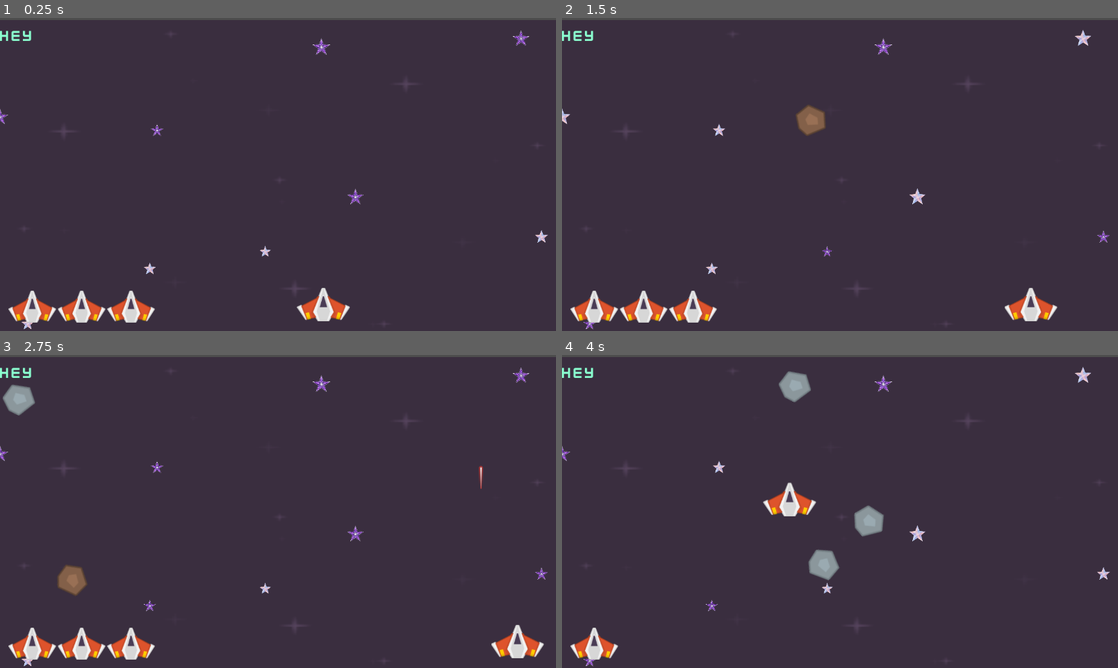
Above: before the commit, frames 1-4 (two rows, left to right).
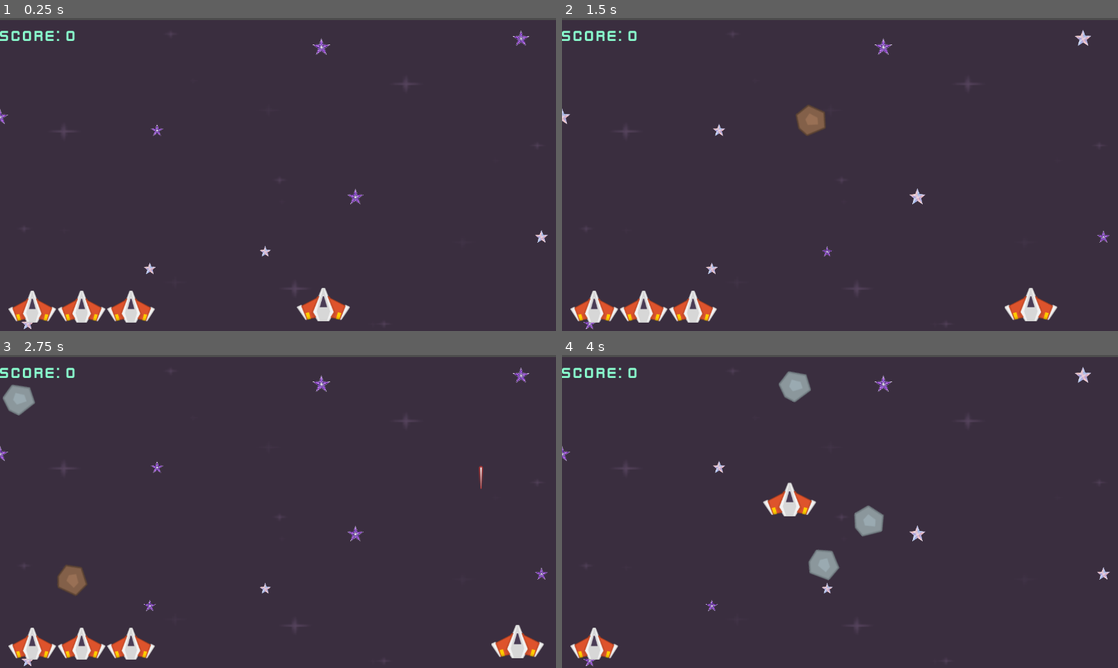
Above: after the commit, the same moments.

Repository: nonakarim/godot-space-shooter
Game: Godot game, scene res://Scenes/level.tscn
Same seed, same stepped clock (60 frames per second), same inputs: the game is played once before the commit and once after it.
Inputs:
- Up to frame 1 (0.25 s): no input
- Up to frame 2 (1.5 s): hold Right (KeyRight) 0.53-1.28 s; tap O (Original) at 0.6 s; hold Down (KeyDown) from 1.28 s (still down); tap R (Replay) at 1.35 s
- Up to frame 3 (2.75 s): release Down (KeyDown) at 2.03 s; hold Right (KeyRight) from 2.03 s (still down); tap Space (Shoot) at 2.1 s
- Up to frame 4 (4 s): release Right (KeyRight) at 2.78 s; hold Up (KeyUp) 2.78-3.53 s; tap O (Original) at 2.85 s; hold Left (KeyLeft) from 3.53 s (still down); tap R (Replay) at 3.6 s

The runs differ from the first frame. In frame 1, 0.2% of the frame differs, in the area x 0-14%, y 4-8%; in frame 2, 0.2%; in frame 3, 0.2%; in frame 4, 0.2%.

Commit message:
Add score

Diff:
--- a/Scenes/laser.tscn
+++ b/Scenes/laser.tscn
@@ -19,3 +19,5 @@
 [node name="CollisionShape2D" type="CollisionShape2D" parent="."]
 position = Vector2(-1, -9)
 shape = SubResource("RectangleShape2D_6vqwg")
+
+[connection signal="area_entered" from="." to="." method="_on_area_entered"]
--- a/Scenes/ui.tscn
+++ b/Scenes/ui.tscn
@@ -17,7 +17,7 @@
 theme_override_colors/font_color = Color(0.5424045, 0.9999997, 0.81244665, 1)
 theme_override_fonts/font = ExtResource("1_qdvrb")
 theme_override_font_sizes/font_size = 38
-text = "Hey"
+text = "Score: 0"
 
 [node name="MarginContainer2" type="MarginContainer" parent="."]
 anchors_preset = 2
--- a/Scripts/laser.gd
+++ b/Scripts/laser.gd
@@ -1,5 +1,7 @@
 extends Area2D
 @export var speed = 500
+
+static var score:int = 0
 
 func _ready() -> void:
 	var tween = create_tween()
@@ -7,3 +9,7 @@
 
 func _process(delta: float) -> void:
 	position.y -= speed * delta
+
+func _on_area_entered(area: Area2D) -> void:
+	score += 1
+	get_tree().call_group("ui", "set_score", score)
--- a/Scripts/ui.gd
+++ b/Scripts/ui.gd
@@ -14,3 +14,6 @@
 
 		$MarginContainer2/HBoxContainer.add_child(texRect)
 		texRect.stretch_mode = TextureRect.STRETCH_KEEP
+
+func set_score(score):
+	$MarginContainer/Label.text = "Score: " + str(score)
